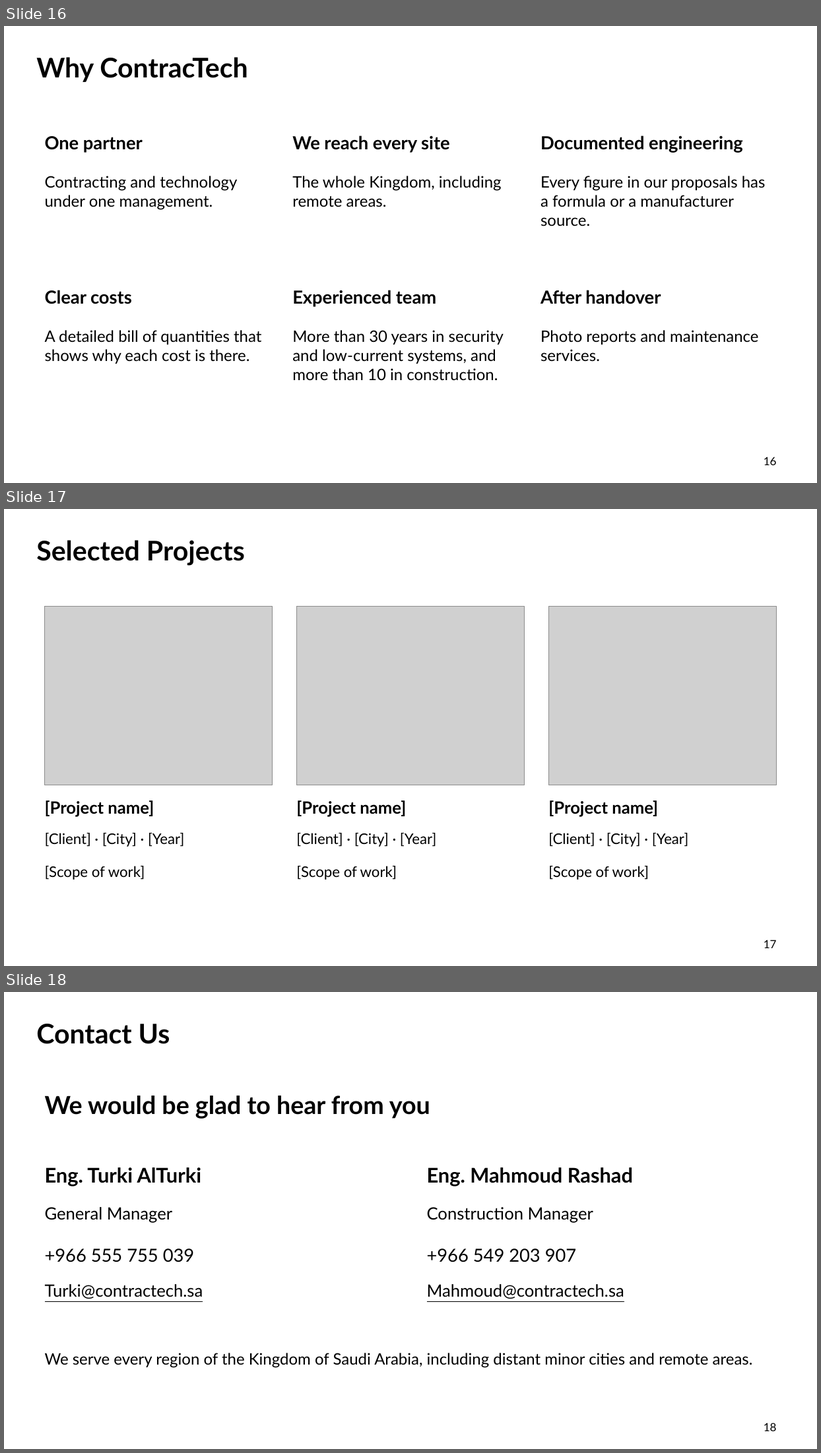
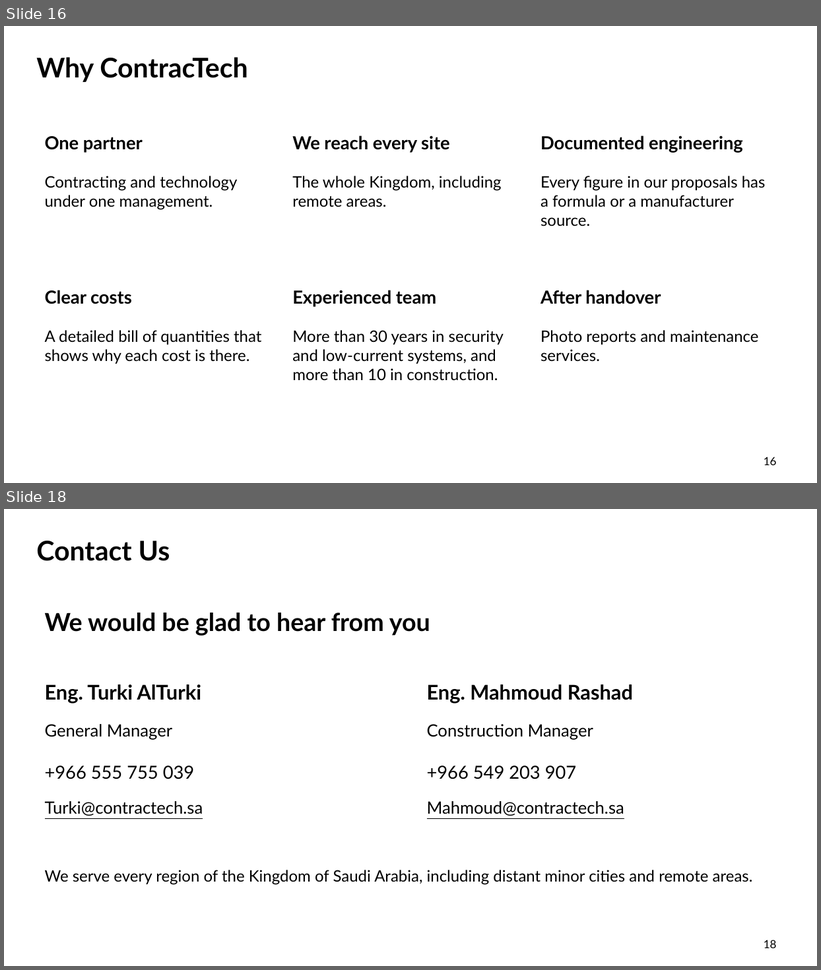
Before and after one commit to urkTish/CCTV, a slide deck: docs/company-profile/ContracTech-Company-Profile-EN.pptx. Shown one above the other, each under a label of ours: slides 16, 17 and 18 before the commit, slides 16 and 18 after it; the slides between them are not shown. The pictures are 821x1453 and 821x970 pixels, drawn with LibreOffice and Linux fonts; fonts in the diff are those of the drawing; grey boxes stand for pictures; background and template pictures are left out. Boxes give left, top, right and bottom in pixels: in the first picture for what was removed or moved away, otherwise in the second. Text is boxed around its words. In the diff, an @@ line names an element or a change of style, - is before the commit and + after.

```diff
--- a/docs/company-profile/ContracTech-Company-Profile-EN.pptx
+++ b/docs/company-profile/ContracTech-Company-Profile-EN.pptx
@@ slide 17 removed at [4,509,817,966], background #FFFFFF @@
@@ title removed at [36,540,245,565] @@
-Selected Projects
@@ picture removed at [45,607,273,786] @@
@@ picture removed at [297,607,524,786] @@
@@ picture removed at [548,607,776,786] @@
@@ text removed at [45,801,154,817] @@
-[Project name]
@@ text removed at [296,801,406,817] @@
-[Project name]
@@ text removed at [548,801,658,817] @@
-[Project name]
@@ text removed at [45,833,184,847] @@
-[Client] · [City] · [Year]
@@ text removed at [296,833,436,847] @@
-[Client] · [City] · [Year]
@@ text removed at [548,833,688,847] @@
-[Client] · [City] · [Year]
@@ text removed at [45,866,145,880] @@
-[Scope of work]
@@ text removed at [296,866,397,880] @@
-[Scope of work]
@@ text removed at [548,866,649,880] @@
-[Scope of work]
@@ page number removed at [764,940,777,949] @@
-17
```
Also in this commit, not shown: 1 slide added, 19 other files.
